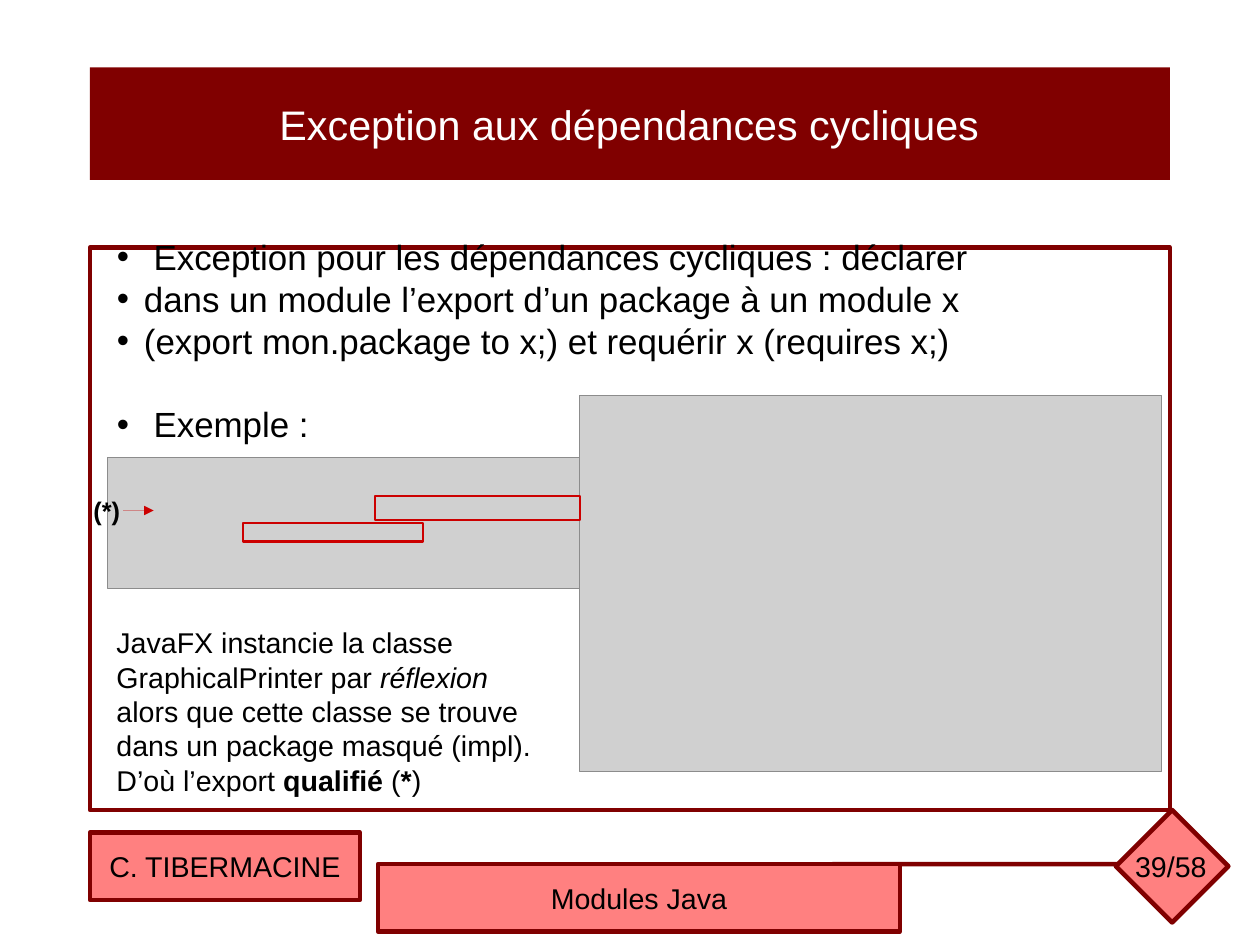
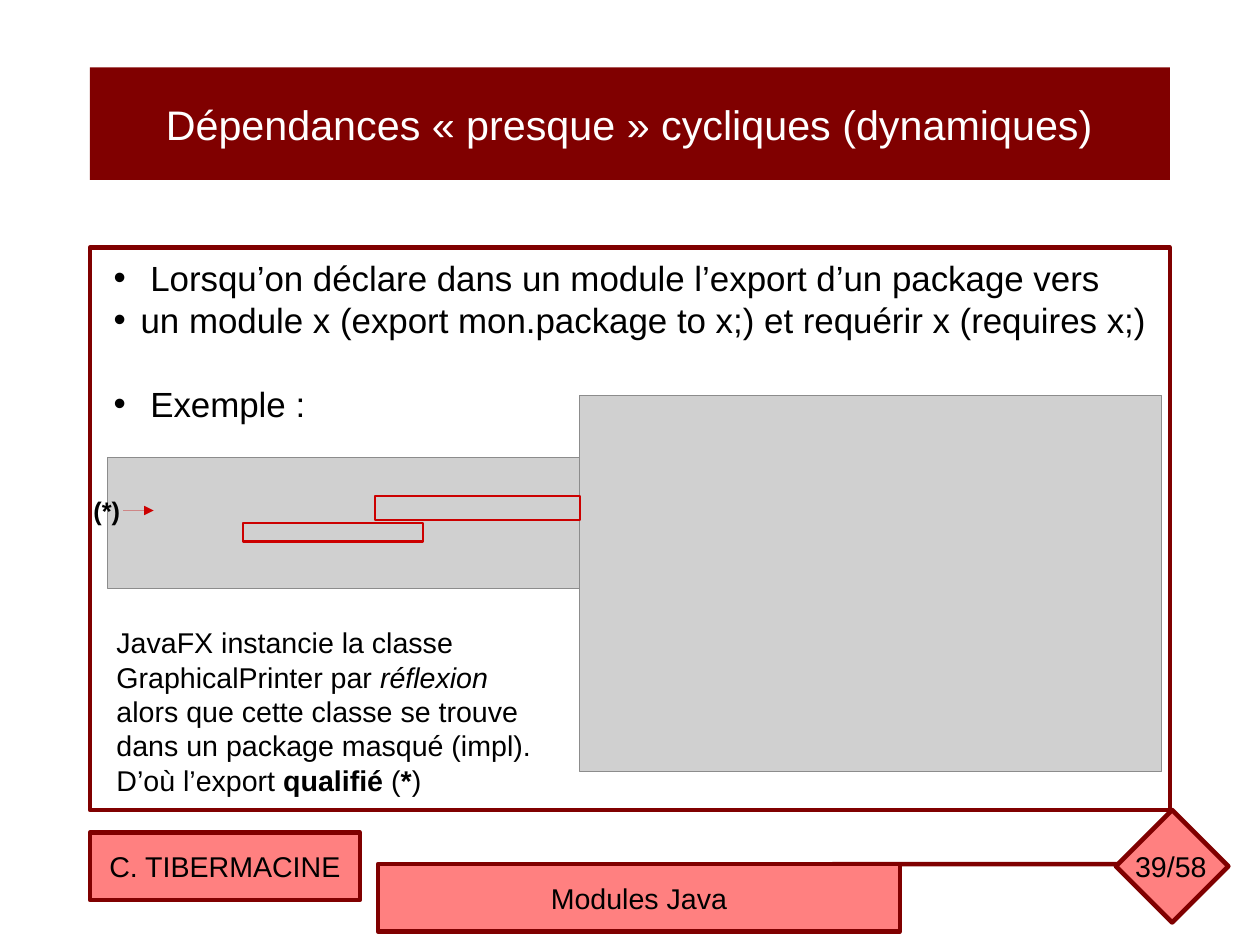
Before and after one commit to ctiber/composants, a slide deck: slide 39 of cours/cours6.odp. Drawn at 1260x945 pixels with LibreOffice and Linux fonts; fonts in the diff are those of the drawing; grey boxes stand for pictures. Boxes give left, top, right and bottom in pixels: in the first picture for what was removed or moved away, otherwise in the second. Text is boxed around its words. In the diff, an @@ line names an element or a change of style, - is before the commit and + after.

```diff
--- a/cours/cours6.odp
+++ b/cours/cours6.odp
@@ text in rectangle at (166,109,1092,148): text changed @@
-Exception aux dépendances cycliques
+Dépendances « presque » cycliques (dynamiques)
@@ text in rectangle at (141,265,1146,340): text changed @@
-• Exception pour les dépendances cycliques : déclarer
-• dans un module l’export d’un package à un module x
-• (export mon.package to x;) et requérir x (requires x;)
+• Lorsqu’on déclare dans un module l’export d’un package vers
+• un module x (export mon.package to x;) et requérir x (requires x;)
```
Also in this commit, not shown: 21 other slides changed, 1 other file.
